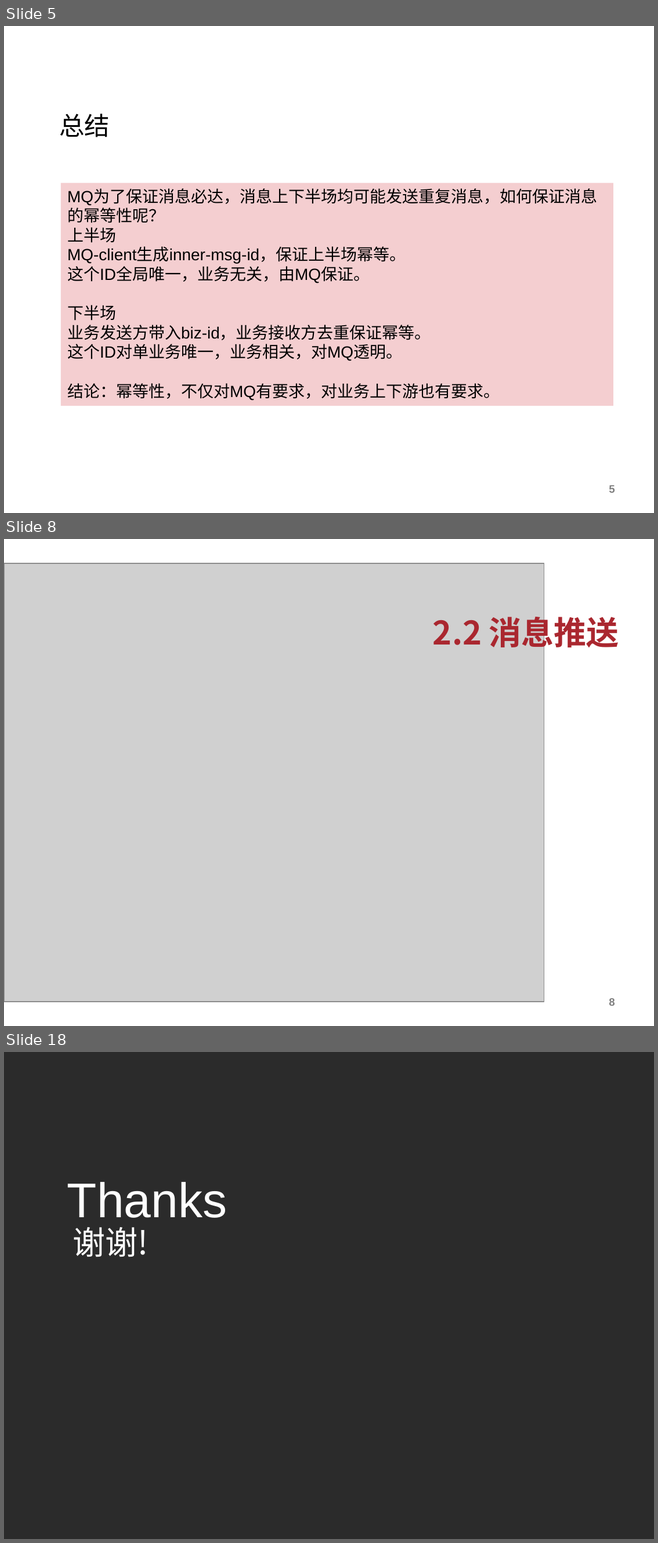
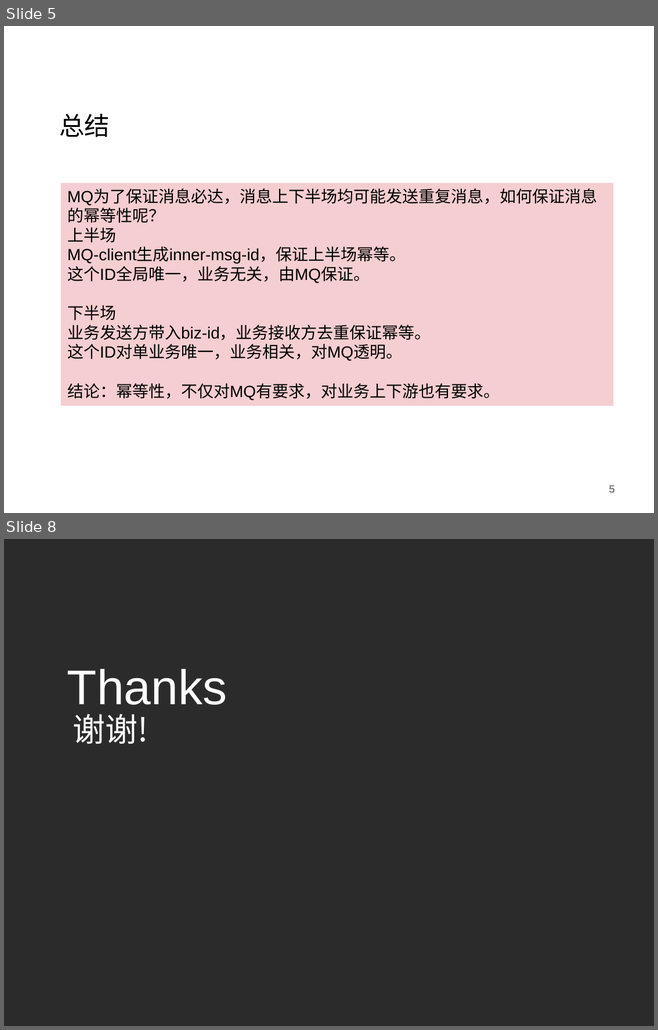
Before and after one commit to charlesmao/document, a slide deck: MQ消息总线的幂等性设计.pptx. Shown one above the other, each under a label of ours: slides 5, 8 and 18 before the commit, slides 5 and 8 after it; the slides between them are not shown. The pictures are 658x1543 and 658x1030 pixels, drawn with LibreOffice and Linux fonts; fonts in the diff are those of the drawing; grey boxes stand for pictures; background and template pictures are left out; a plain dark background stands for a picture behind light text. Boxes give left, top, right and bottom in pixels: in the first picture for what was removed or moved away, otherwise in the second. Text is boxed around its words. In the diff, an @@ line names an element or a change of style, - is before the commit and + after.

```diff
--- a/MQ消息总线的幂等性设计.pptx
+++ b/MQ消息总线的幂等性设计.pptx
@@ slide 8 removed at box(4, 539, 654, 1026), background #FFFFFF @@
@@ picture removed at box(4, 564, 544, 1002) @@
@@ text removed at box(433, 612, 619, 653) @@
-2.2 消息推送
@@ page number removed at box(608, 998, 614, 1006) @@
-8
@@ what was slide 18 is now slide 8 @@
```
Also in this commit, not shown: 1 slide changed, 2 slides added, 11 other slides removed.
